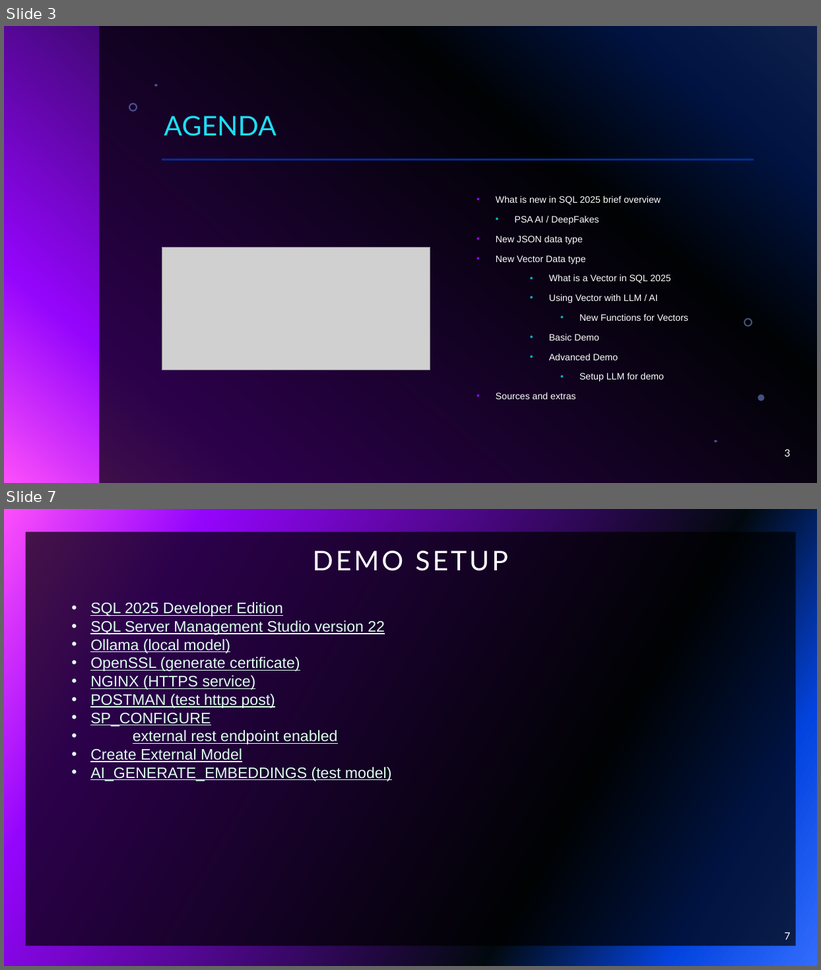
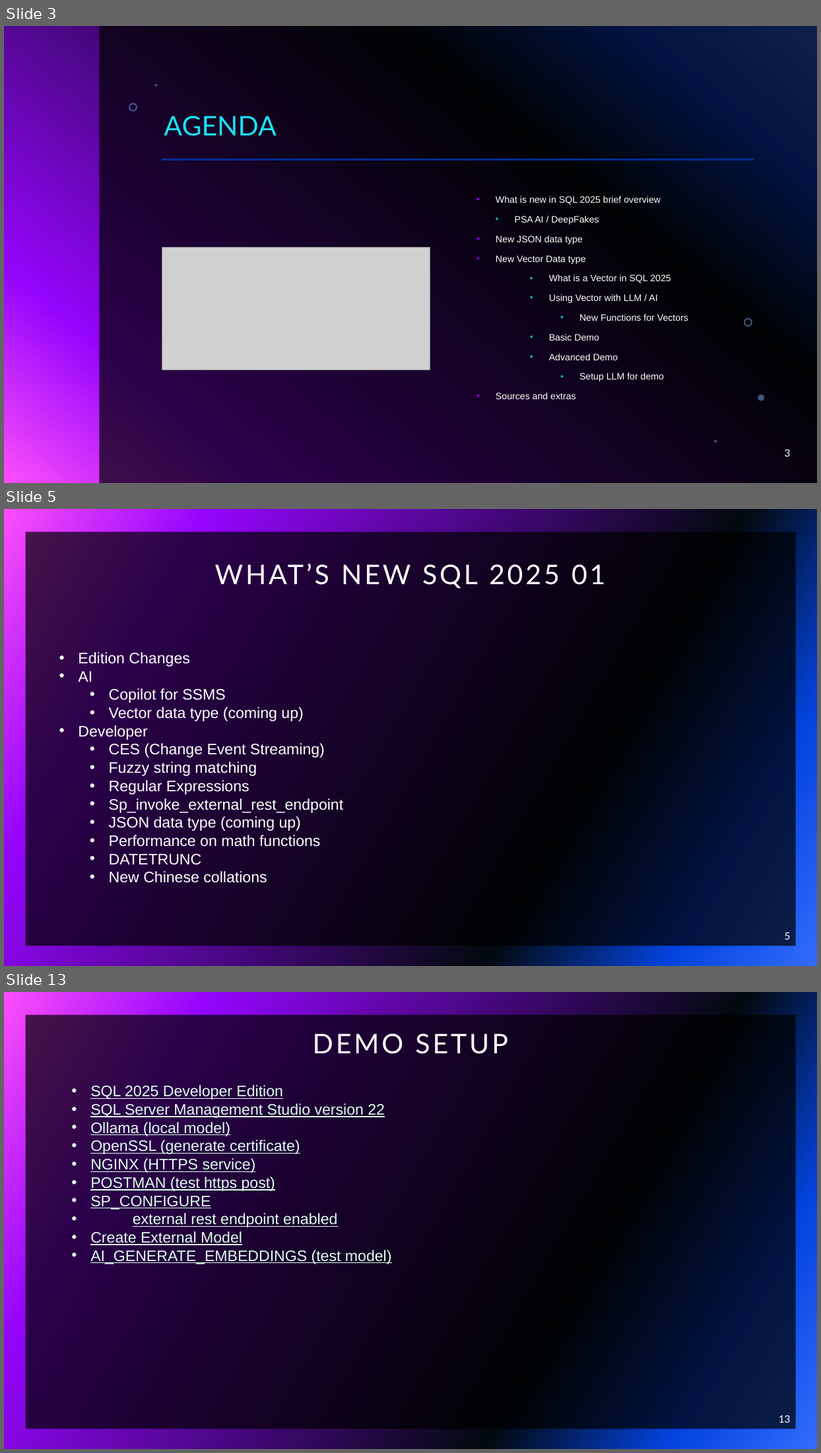
Before and after one commit to sqlbouncer/PSSUG_202512, a slide deck: PSSUG_202511.pptx. Shown one above the other, each under a label of ours: slides 3 and 7 before the commit, slides 3, 5 and 13 after it; the slides between them are not shown. The pictures are 821x970 and 821x1453 pixels, drawn with LibreOffice and Linux fonts; fonts in the diff are those of the drawing; grey boxes stand for pictures; background and template pictures are left out. Boxes give left, top, right and bottom in pixels: in the first picture for what was removed or moved away, otherwise in the second. Text is boxed around its words. In the diff, an @@ line names an element or a change of style, - is before the commit and + after.

```diff
--- a/PSSUG_202511.pptx
+++ b/PSSUG_202511.pptx
@@ slide 5 added at [4, 509, 817, 966], background gradient #316CFC to #0343DF to #02090E to #9405FC to #FC4EFB; not listed: 1 template element that a slide beside it also shows @@
@@ title added at [215, 563, 605, 588], 32 pt, text #FFFFFF @@
+WHAT’S NEW SQL 2025 01
@@ text added at [78, 652, 344, 883], 18 pt, text #FFFFFF @@
+• Edition Changes
+• AI
+  • Copilot for SSMS
+  • Vector data type (coming up)
+• Developer
+  • CES (Change Event Streaming)
+  • Fuzzy string matching
+  • Regular Expressions
+  • Sp_invoke_external_rest_endpoint
+  • JSON data type (coming up)
+  • Performance on math functions
+  • DATETRUNC
+  • New Chinese collations
@@ page number added at [785, 933, 791, 940], 12 pt, text #FFFFFF @@
+5
@@ what was slide 7 is now slide 13 @@
@@ page number at [779, 1416, 791, 1423]: text changed @@
-7
+13
```
Also in this commit, not shown: 3 slides changed, 6 other slides added, 2 slides removed, 4 other files.
